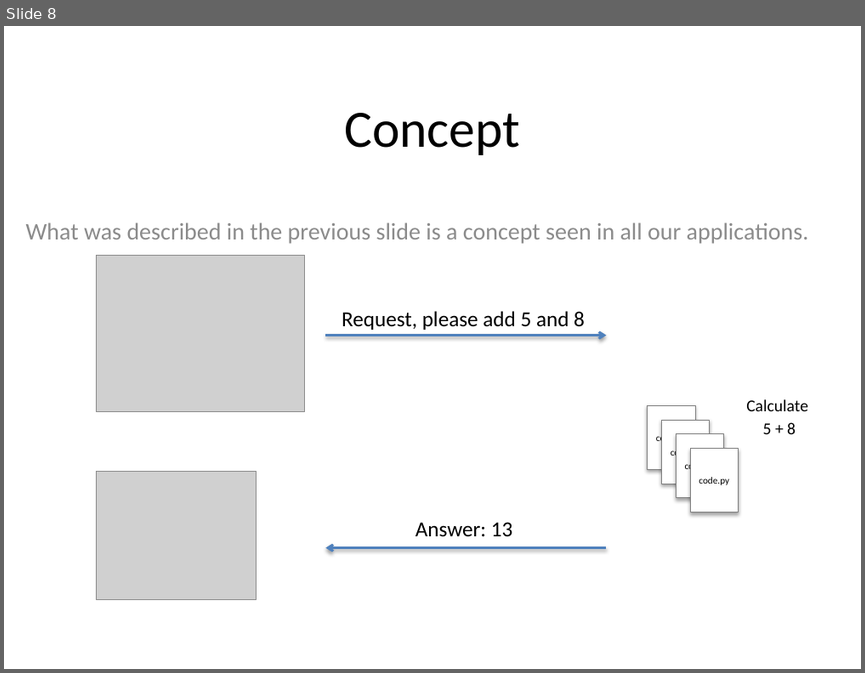
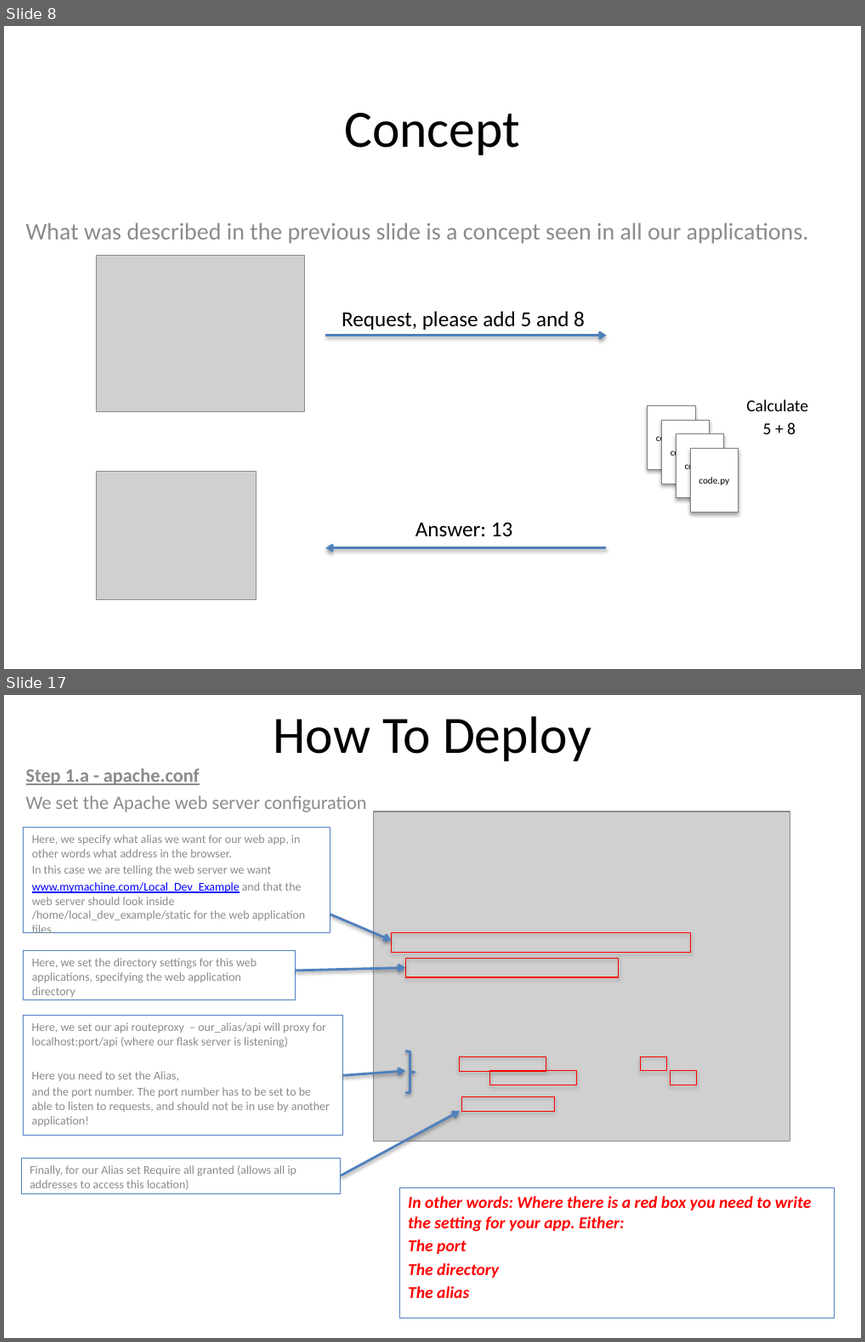
Before and after one commit to SMPirelli/local_dev_example, a slide deck: GuideBook.pptx. Shown one above the other, each under a label of ours: slide 8 before the commit, slides 8 and 17 after it; the slides between them are not shown. The pictures are 865x673 and 865x1342 pixels, drawn with LibreOffice and Linux fonts; fonts in the diff are those of the drawing; grey boxes stand for pictures. Boxes give left, top, right and bottom in pixels: in the first picture for what was removed or moved away, otherwise in the second. Text is boxed around its words. In the diff, an @@ line names an element or a change of style, - is before the commit and + after.

Commit message:
Added Deployment Manual

```diff
--- a/GuideBook.pptx
+++ b/GuideBook.pptx
@@ slide 17 added at box(4, 695, 861, 1338), background #FFFFFF @@
@@ title added at box(273, 716, 591, 761), 44 pt, text #000000 @@
+How To Deploy
@@ subtitle added at box(26, 768, 366, 812), 16 pt, text #8C8C8C @@
+Step 1.a - apache.conf
+We set the Apache web server configuration
@@ picture added at box(373, 811, 790, 1141) @@
@@ rectangle added at box(24, 827, 330, 933), outline #4F81BD 0.75 pt, 10 pt, text #8C8C8C @@
+Here, we specify what alias we want for our web app, in other words what address in the browser.
+In this case we are telling the web server we want
+www.mymachine.com/Local_Dev_Example and that the web server should look inside /home/local_dev_example/static for the web application files
@@ arrow added from (330, 914) to (392, 940), #4F81BD 2 pt @@
@@ rectangle added at box(392, 932, 691, 952), outline #FF0000 0.75 pt @@
@@ rectangle added at box(24, 950, 296, 999), outline #4F81BD 0.75 pt, 10 pt, text #8C8C8C @@
+Here, we set the directory settings for this web applications, specifying the web application directory
@@ arrow added from (296, 970) to (405, 968), #4F81BD 2 pt @@
@@ rectangle added at box(405, 958, 618, 978), outline #FF0000 0.75 pt @@
@@ rectangle added at box(24, 1015, 343, 1135), outline #4F81BD 0.75 pt, 10 pt, text #8C8C8C @@
+Here, we set our api routeproxy – our_alias/api will proxy for localhost:port/api (where our flask server is listening)
+Here you need to set the Alias,
+and the port number. The port number has to be set to be able to listen to requests, and should not be in use by another application!
@@ right brace added at box(405, 1050, 414, 1093), outline #4F81BD 2 pt @@
@@ arrow added from (342, 1076) to (405, 1071), #4F81BD 2 pt @@
@@ rectangle added at box(460, 1056, 546, 1072), outline #FF0000 0.75 pt @@
@@ rectangle added at box(490, 1071, 576, 1085), outline #FF0000 0.75 pt @@
@@ rectangle added at box(640, 1056, 666, 1072), outline #FF0000 0.75 pt @@
@@ rectangle added at box(670, 1071, 696, 1085), outline #FF0000 0.75 pt @@
@@ rectangle added at box(461, 1097, 555, 1111), outline #FF0000 0.75 pt @@
@@ arrow added from (341, 1175) to (460, 1111), #4F81BD 2 pt @@
@@ rectangle added at box(21, 1157, 341, 1194), outline #4F81BD 0.75 pt, 10 pt, text #8C8C8C @@
+Finally, for our Alias set Require all granted (allows all ip addresses to access this location)
@@ rectangle added at box(399, 1188, 834, 1318), outline #4F81BD 0.75 pt, 14 pt, text #FF0000, bold, italic @@
+In other words: Where there is a red box you need to write the setting for your app. Either:
+The port
+The directory
+The alias
```
Also in this commit, not shown: 5 slides changed, 13 other slides added, 1 other file.
